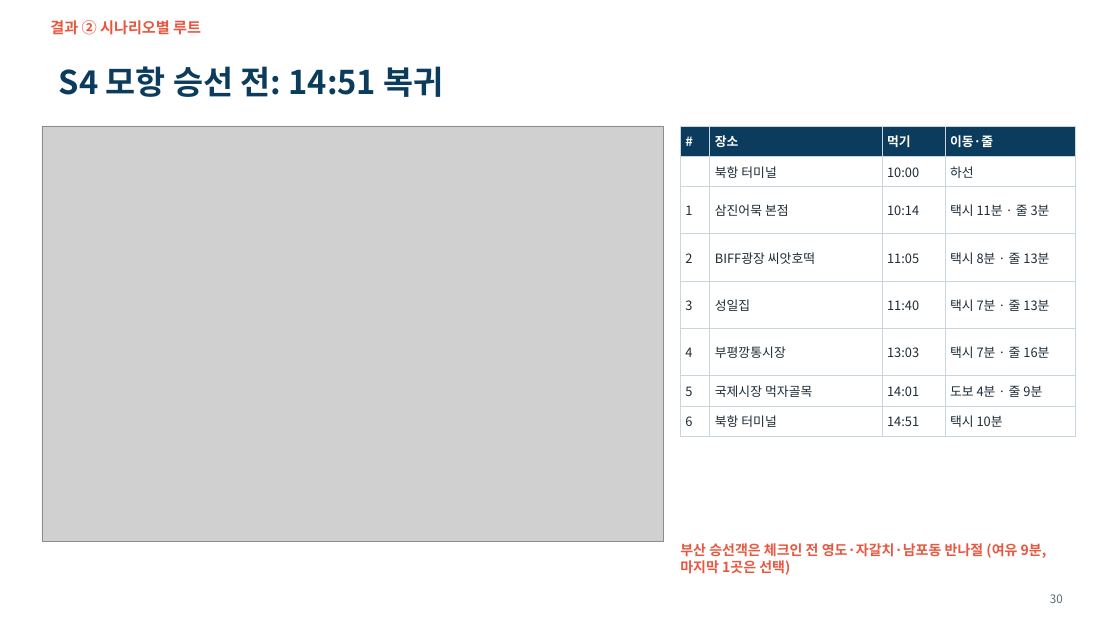
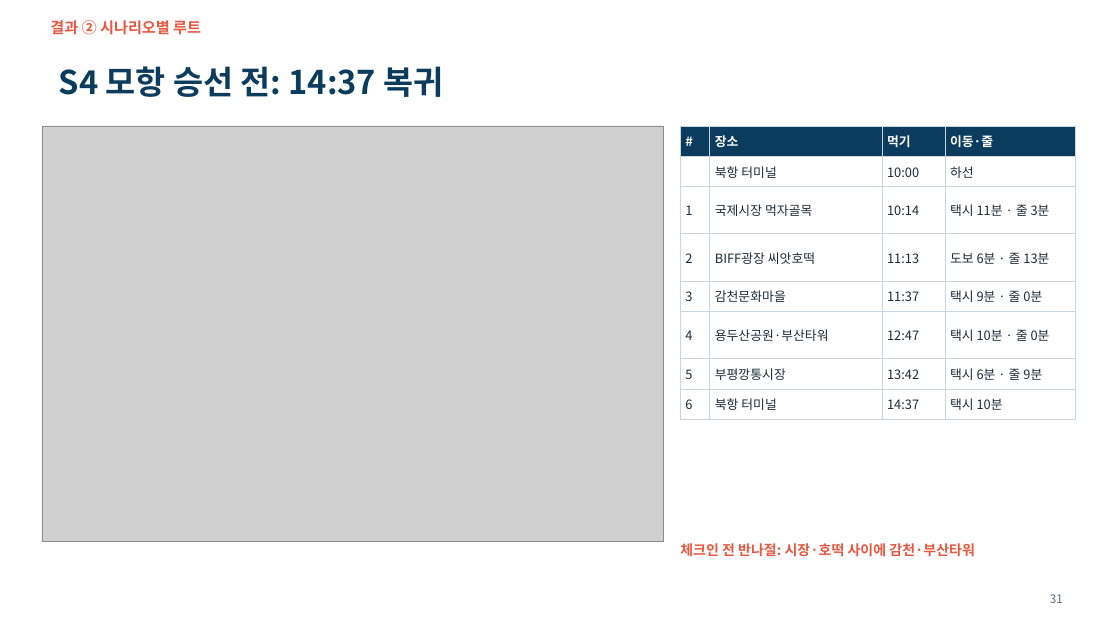
Before and after one commit to ddayoung03/busan-cruise-unpassing, a slide deck: slide 31 of 05_문서/3주차_발표자료.pptx (slide 30 before the commit). Drawn at 1120x630 pixels with LibreOffice and Linux fonts; fonts in the diff are those of the drawing; grey boxes stand for pictures. Boxes give left, top, right and bottom in pixels: in the first picture for what was removed or moved away, otherwise in the second. Text is boxed around its words. In the diff, an @@ line names an element or a change of style, - is before the commit and + after.

```diff
--- a/05_문서/3주차_발표자료.pptx
+++ b/05_문서/3주차_발표자료.pptx
@@ title at box(59, 66, 444, 97): text changed @@
-S4 모항 승선 전: 14:51 복귀
+S4 모항 승선 전: 14:37 복귀
@@ table at box(681, 126, 1075, 414) @@
-row 3, column 2: 삼진어묵 본점
+row 3, column 2: 국제시장 먹자골목
-row 4, column 3: 11:05
+row 4, column 3: 11:13
-row 4, column 4: 택시 8분 · 줄 13분
+row 4, column 4: 도보 6분 · 줄 13분
-row 5: 3 | 성일집 | 11:40 | 택시 7분 · 줄 13분
+row 5: 3 | 감천문화마을 | 11:37 | 택시 9분 · 줄 0분
-row 6: 4 | 부평깡통시장 | 13:03 | 택시 7분 · 줄 16분
+row 6: 4 | 용두산공원·부산타워 | 12:47 | 택시 10분 · 줄 0분
-row 7: 5 | 국제시장 먹자골목 | 14:01 | 도보 4분 · 줄 9분
+row 7: 5 | 부평깡통시장 | 13:42 | 택시 6분 · 줄 9분
-row 8, column 3: 14:51
+row 8, column 3: 14:37
@@ text at box(680, 543, 975, 557): text changed @@
-부산 승선객은 체크인 전 영도·자갈치·남포동 반나절 (여유 9분, 마지막 1곳은 선택)
+체크인 전 반나절: 시장·호떡 사이에 감천·부산타워
@@ page number at box(1050, 594, 1063, 603): text changed @@
-30
+31
```
Also in this commit, not shown: 21 other slides changed, 5 slides added, 19 other files.
